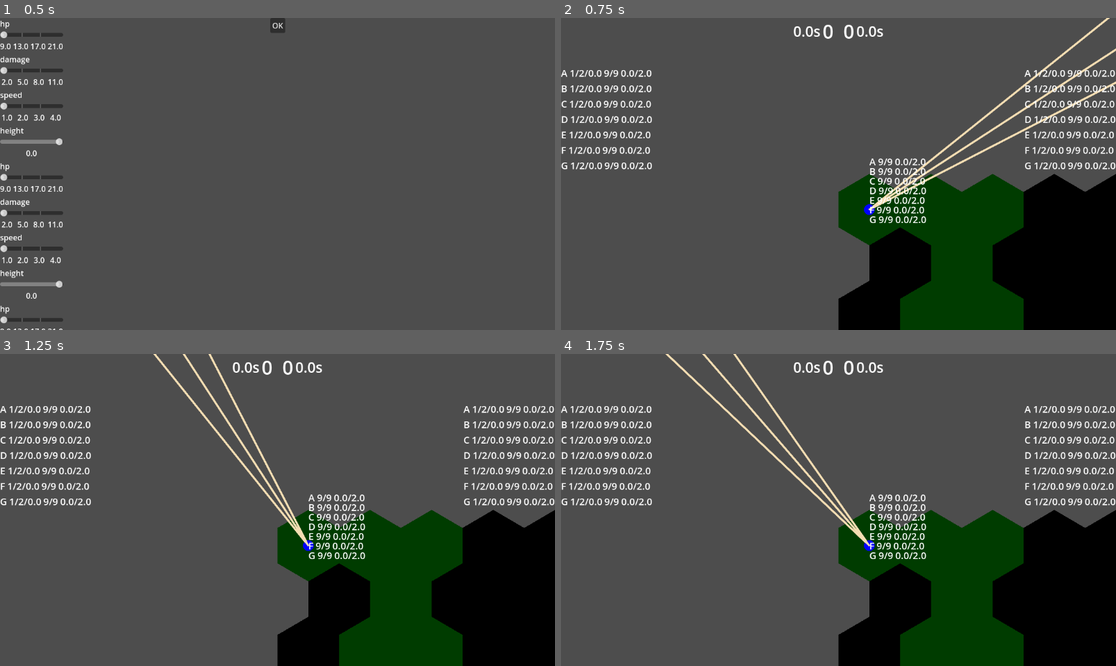
Above: before the commit, frames 1-4 (two rows, left to right).
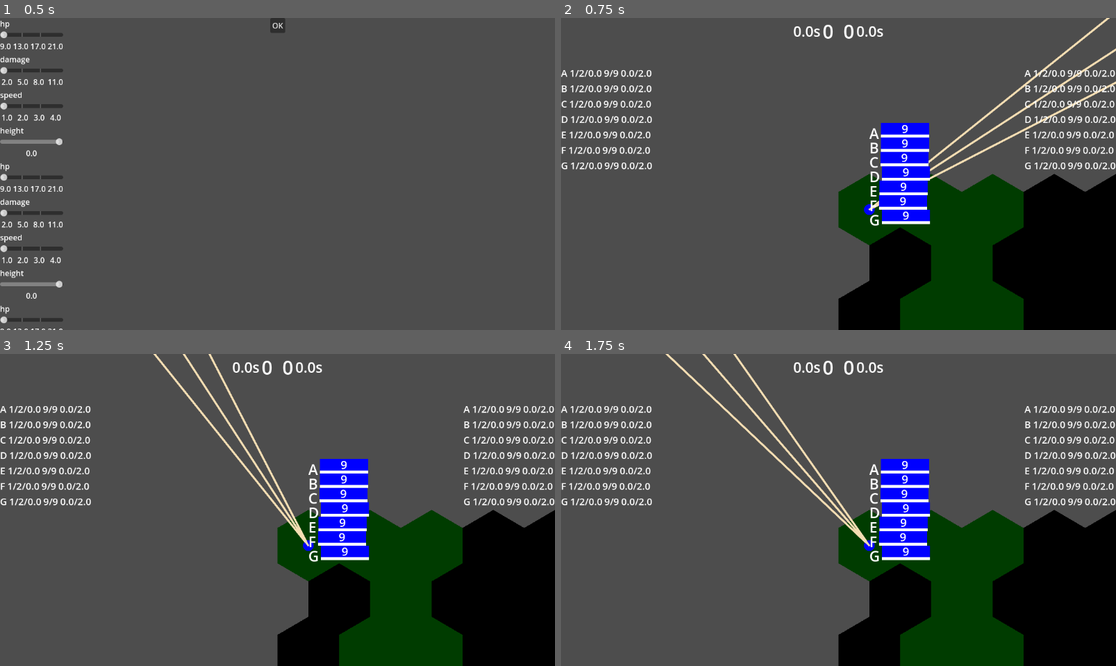
Above: after the commit, the same moments.

Repository: bendo-afk/rts2
Game: Godot game, scene res://scenes/unit_pick_screen.tscn
Two runs of this game, one before a commit and one after it. Both use one fixed random seed, a clock stepped at 60 frames per second and the inputs below.
Inputs (mouse positions are in pixels of both pictures, inside the frame that each line leads up to):
- Up to frame 1 (0.5 s): no input
- Up to frame 2 (0.75 s): click "OK" at 0.5 s
- Up to frame 3 (1.25 s): no input
- Up to frame 4 (1.75 s): move the mouse to (960, 494) at 1.27 s; hold Middle mouse button (grab_camera) from 1.28 s (still down); click (960, 494) at 1.42 s

Frame 1 is identical in both runs. In frame 2, 3.1% of the frame differs, in the area x 55-67%, y 33-67%; in frame 3, 3.1%; in frame 4, 3.1%.

Commit message:
implemented hp and reload bar in ui

Diff:
--- a/scenes/in_hp.tscn
+++ b/scenes/in_hp.tscn
@@ -1,6 +1,8 @@
-[gd_scene load_steps=2 format=3 uid="uid://cgn75wyj0yqda"]
+[gd_scene load_steps=4 format=3 uid="uid://cgn75wyj0yqda"]
 
 [ext_resource type="Script" uid="uid://cffvxjdfenywk" path="res://scripts/in_hp.gd" id="1_14lw5"]
+[ext_resource type="Script" uid="uid://dgwbyxk6tokfh" path="res://scripts/unattatched/delayed_bar.gd" id="2_fpeti"]
+[ext_resource type="Script" uid="uid://dqtbeg1et8amo" path="res://scripts/unattatched/immediate_bar.gd" id="3_g8h5l"]
 
 [node name="InHP" type="HBoxContainer"]
 offset_right = 40.0
@@ -10,8 +12,21 @@
 [node name="Name" type="Label" parent="."]
 layout_mode = 2
 
-[node name="HP" type="Label" parent="."]
+[node name="Bars" type="VBoxContainer" parent="."]
 layout_mode = 2
+theme_override_constants/separation = 0
 
-[node name="Reload" type="Label" parent="."]
+[node name="HPBar" type="Control" parent="Bars"]
 layout_mode = 2
+script = ExtResource("2_fpeti")
+metadata/_custom_type_script = "uid://dgwbyxk6tokfh"
+
+[node name="HPLabel" type="Label" parent="Bars/HPBar"]
+layout_mode = 0
+offset_right = 1.0
+offset_bottom = 23.0
+
+[node name="ReloadBar" type="Control" parent="Bars"]
+layout_mode = 2
+script = ExtResource("3_g8h5l")
+metadata/_custom_type_script = "uid://dqtbeg1et8amo"
--- /dev/null
+++ b/scenes/test.tscn
@@ -0,0 +1,24 @@
+[gd_scene format=3 uid="uid://4oilrew42o0n"]
+
+[node name="CenterContainer" type="Control"]
+layout_mode = 3
+anchors_preset = 15
+anchor_right = 1.0
+anchor_bottom = 1.0
+grow_horizontal = 2
+grow_vertical = 2
+
+[node name="Label" type="Label" parent="."]
+layout_mode = 1
+anchors_preset = 8
+anchor_left = 0.5
+anchor_top = 0.5
+anchor_right = 0.5
+anchor_bottom = 0.5
+offset_left = -9.5
+offset_top = -11.5
+offset_right = 9.5
+offset_bottom = 11.5
+grow_horizontal = 2
+grow_vertical = 2
+text = "aa"
--- a/scripts/in_hp.gd
+++ b/scripts/in_hp.gd
@@ -2,14 +2,14 @@
 
 var unit: Unit
 
-@onready var  hp_label := $HP
-@onready var reload_label := $Reload
 @onready var name_label := $Name
+@onready var hp_bar := $Bars/HPBar
+@onready var hp_label := $Bars/HPBar/HPLabel
+@onready var reload_bar := $Bars/ReloadBar
 
 
 func set_font_size(font_size: float) -> void:
-	for c in get_children(false):
-		c.add_theme_font_size_override("font_size", font_size)
+	name_label.add_theme_font_size_override("font_size", font_size)
 
 
 func follow(offset: Vector2) -> void:
@@ -18,12 +18,33 @@
 
 
 func set_hp(hp: int, max_hp: int) -> void:
-	hp_label.text = str(hp) + "/" + str(max_hp)
+	hp_bar.set_ratio(1.0 * hp / max_hp)
+	#hp_label.text = str(hp) + "/" + str(max_hp)
+	hp_label.text = str(hp)
 
 
 func set_reload(left_time: float, max_time: float) -> void:
-	reload_label.text = str(left_time) + "/" + str(max_time)
+	var r := 1.0 if left_time == 0 else left_time / max_time
+
+	reload_bar.set_ratio(r)
 
 
 func set_unit_name(name_str: String) -> void:
 	name_label.text = name_str
+
+
+func apply_bar_settings(is_ally: bool) -> void:
+	var s := GlobalSettings.ui_settings
+
+	var hp_y := s.in_font_size * s.in_hp_ratio
+	var size_vec := Vector2(s.in_bar_x, hp_y)
+	var main_color := s.ally_color if is_ally else s.enemy_color
+	hp_bar.apply_delayed_settings(size_vec, s.bar_bg, main_color, s.delayed_bar_alpha)
+
+	hp_bar.move_child(hp_label, -1)
+	hp_label.add_theme_font_size_override("font_size", hp_y)
+	hp_label.call_deferred("set_anchors_and_offsets_preset", Control.PRESET_CENTER)
+
+	var reload_y := s.in_font_size * (1 - s.in_hp_ratio)
+	size_vec.y = reload_y
+	reload_bar.apply_settings(size_vec, s.bar_bg, s.in_reload_color)
--- a/scripts/in_ui.gd
+++ b/scripts/in_ui.gd
@@ -39,15 +39,18 @@
 		add_child(in_hp)
 
 		in_hp.unit = u
-		in_hp.set_hp(u.hp_comp.hp, u.hp_comp.max_hp)
+		unit_to_ui[u] = in_hp
 
 		u.hp_comp.hp_changed.connect(in_hp.set_hp)
 		u.attack_comp.reload_changed.connect(in_hp.set_reload)
 
-		unit_to_ui[u] = in_hp
 		u.tree_exiting.connect(remove_unit.bind(u))
 
 	apply_settings()
+
+	for u in units:
+		unit_to_ui[u].set_hp(u.hp_comp.hp, u.hp_comp.max_hp)
+		#print(unit_to_ui[u].hp_bar.visible)
 
 
 func remove_unit(u: Unit) -> void:
@@ -58,7 +61,7 @@
 func apply_settings() -> void:
 	var s := GlobalSettings.ui_settings
 
-	var font_size := s.in_size
+	var font_size := s.in_font_size
 	var names := s.names
 
 	stack_offset = base_stack_offset
@@ -67,6 +70,7 @@
 	for ui: HBoxContainer in unit_to_ui.values():
 		ui.set_font_size(font_size)
 
+	apply_bar_settings()
 	apply_names(names)
 
 
@@ -83,3 +87,9 @@
 			ui.set_unit_name("")
 
 		indices[team_index] += 1
+
+
+func apply_bar_settings() -> void:
+	for u in units:
+		var is_ally := true if u.team == team else false
+		unit_to_ui[u].apply_bar_settings(is_ally)
--- a/scripts/unattatched/bar_base.gd
+++ b/scripts/unattatched/bar_base.gd
@@ -3,25 +3,23 @@
 
 var ratio := 1.0
 
-var bg_color: Color
-var main_color: Color
-var x_size: float
-var y_size: float
-
-var bg: ColorRect
-var main: ColorRect
+var bg := ColorRect.new()
+var main := ColorRect.new()
 
 
 func _ready() -> void:
-	bg = ColorRect.new()
 	add_child(bg)
-	bg.size.x = x_size
-	bg.size.y = y_size
-	main = ColorRect.new()
 	add_child(main)
-	main.size.x = x_size
-	main.size.y = y_size
 
-func set_raito(r: float) -> void:
+
+func set_ratio(r: float) -> void:
 	ratio = clampf(r, 0.0, 1.0)
 	main.size.x = bg.size.x * ratio
+
+
+func apply_settings(size_vec: Vector2, bg_color: Color, main_color: Color) -> void:
+	custom_minimum_size = size_vec
+	for r: ColorRect in [bg, main]:
+		r.size = size_vec
+	bg.color = bg_color
+	main.color = main_color
--- a/scripts/unattatched/delayed_bar.gd
+++ b/scripts/unattatched/delayed_bar.gd
@@ -4,16 +4,14 @@
 var timer: float = 0
 
 var delayed_time: float = 1
-var color: Color
 
-var delayed: ColorRect
+var delayed := ColorRect.new()
 
 
 func _ready() -> void:
-	delayed = ColorRect.new()
+	super._ready()
 	add_child(delayed)
-	delayed.size.x = x_size
-	delayed.size.y = y_size
+	move_child(delayed, 1)
 
 
 func _process(delta: float) -> void:
@@ -23,7 +21,12 @@
 		set_process(false)
 
 
-func set_raito(r: float) -> void:
-	super.set_raito(r)
+func set_ratio(r: float) -> void:
+	super.set_ratio(r)
 	timer = delayed_time
 	set_process(true)
+
+
+func apply_delayed_settings(size_vec: Vector2, bg_color: Color, main_color: Color, delayed_alpha: float) -> void:
+	super.apply_settings(size_vec, bg_color, main_color)
+	delayed.color = Color(main_color, delayed_alpha)
--- a/scripts/unattatched/immediate_bar.gd
+++ b/scripts/unattatched/immediate_bar.gd
@@ -1,5 +1,5 @@
 extends BarBase
 class_name ImmediateBar
 
-func set_raito(r: float) -> void:
-	super.set_raito(r)
+func set_ratio(r: float) -> void:
+	super.set_ratio(r)
--- a/scripts/unattatched/ui_settings.gd
+++ b/scripts/unattatched/ui_settings.gd
@@ -4,10 +4,16 @@
 var score_size: float = 40
 var cd_size: float = 30
 
+var bar_bg: Color = Color.DIM_GRAY
+var delayed_bar_alpha: float = 0.5
+
 var side_margin: float = 100
 var side_size: float = 20
 
-var in_size: float = 20
+var in_font_size: float = 30
+var in_bar_x: float = 100
+var in_hp_ratio: float = 0.8
+var in_reload_color := Color.WHITE
 
 var unit_size: float = 10
 var ally_color := Color.BLUE
